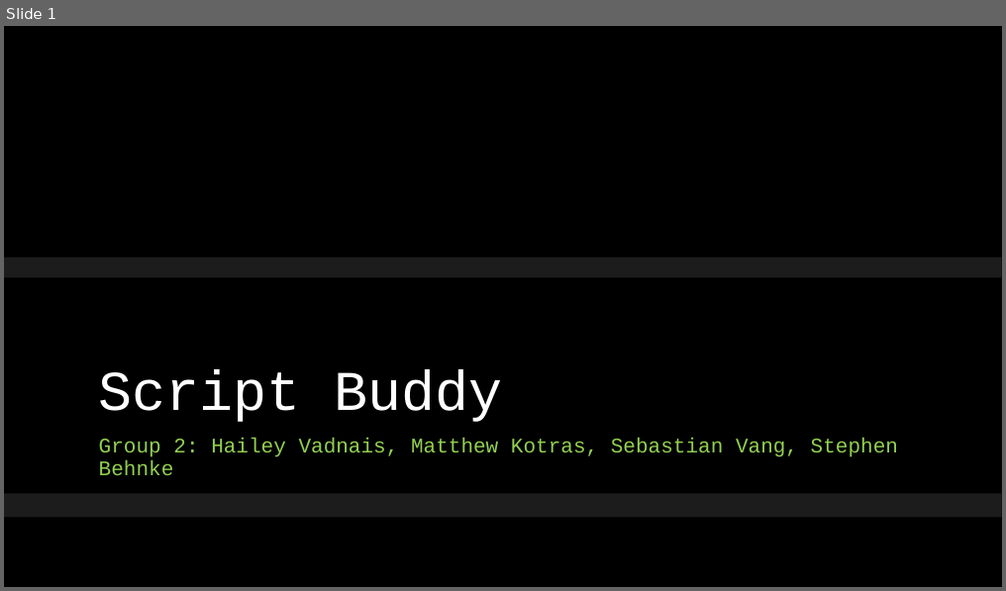
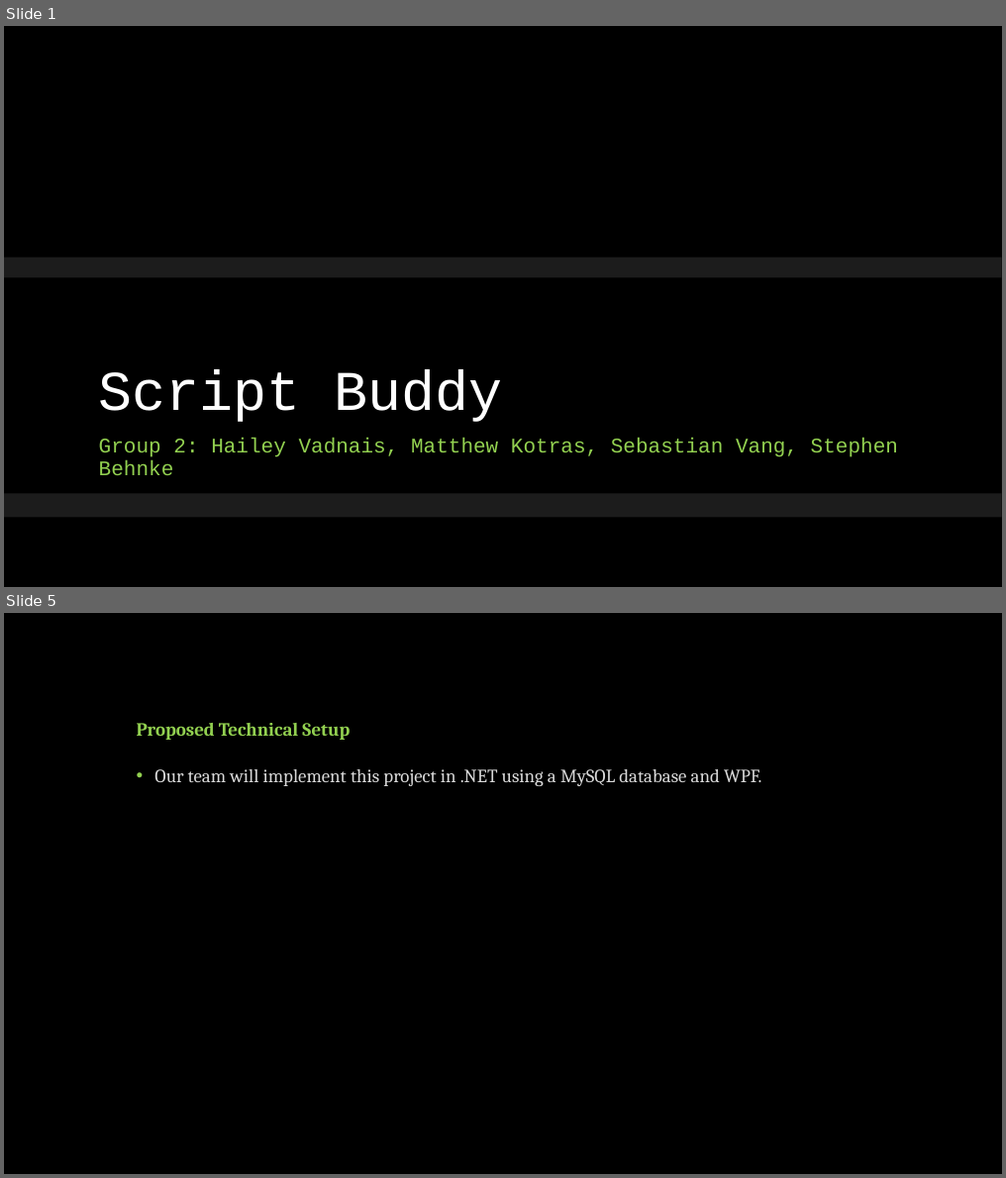
Before and after one commit to CS341-Group-2/sprint-1-presentation, a slide deck: Group 2 Introductory Presentation.pptx. Shown one above the other, each under a label of ours: slide 1 before the commit, slides 1 and 5 after it; the slides between them are not shown. The pictures are 1006x591 and 1006x1178 pixels, drawn with LibreOffice and Linux fonts; fonts in the diff are those of the drawing; background and template pictures are left out. Boxes give left, top, right and bottom in pixels: in the first picture for what was removed or moved away, otherwise in the second. Text is boxed around its words. In the diff, an @@ line names an element or a change of style, - is before the commit and + after.

```diff
--- a/Group 2 Introductory Presentation.pptx
+++ b/Group 2 Introductory Presentation.pptx
@@ slide 5 added at <box>4,613,1002,1174</box>, background #000000 @@
@@ title added at <box>137,723,350,740</box>, 18 pt, text #92D050, bold @@
+Proposed Technical Setup
@@ text added at <box>154,769,761,786</box>, 18 pt, text #D9D9D9 @@
+• Our team will implement this project in .NET using a MySQL database and WPF.
```
Also in this commit, not shown: 5 other slides added, 1 slide removed.
